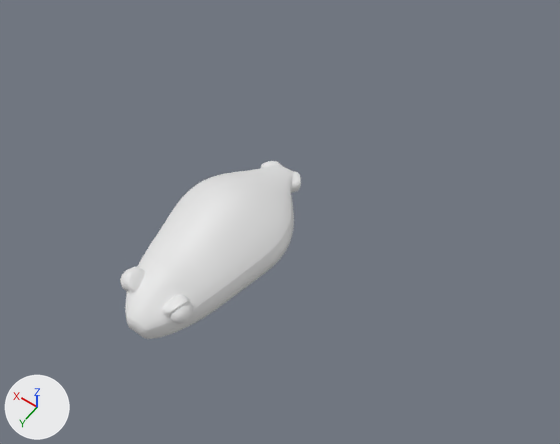
The Blender file frog.blend as it was, and as the next commit left it.
Camera for both pictures: a camera (50 mm lens) standing at (-6.48, 6.9, 12.7) and looking at (-0.6, -1.33, -0.22). The axes (+X, +Y, +Z) are drawn at lower left. The lights are the same throughout.
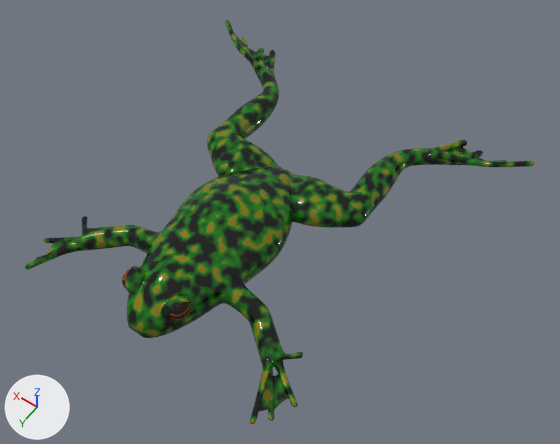
Commit message: WIP: Modelt the frog further.

What differs and where, as boxes [x1, y1, x2, y2] in the pictures (560 x 444 px; the box of a moved part takes in the faces that stretch with it):
'Cube', surface changed, reshaped, rescaled (white to green, 181% wider, 126% taller)
    before: [120, 161, 301, 339]
    after: [25, 20, 535, 424]
part 1 of me_cube, moved or reshaped
    before: [120, 269, 193, 324]
    after: [122, 269, 190, 320]
part 2 of me_cube, built on
    before: [227, 161, 301, 216]
    after: [207, 20, 535, 228]
part 3 of me_cube, built on
    before: [126, 265, 202, 331]
    after: [25, 216, 303, 424]

What changed in the scene script:
```text
Change mat_material:
    remove # nodes: BsdfPrincipled, OutputMaterial
    nodes: BsdfPrincipled, Mapping, OutputMaterial, TexCoord, TexNoise, ValToRGB
    colours: black #000000, green #0c8000, yellow #807400
Add mat_material_001:
    mat_material_001 = bpy.data.materials.new('Material.001')
    # nodes: BsdfPrincipled, Mapping, OutputMaterial, TexCoord, TexNoise, ValToRGB
    # colours: black #000000, orange #c25100
Change me_cube:
    used by ob_cube; location = (0.0, 0.0, 0.0)
    remove me_cube.from_pydata(...)  # 147 vertices, 172 faces; spans x -1.27..0.0, y -2.59..2.49, z -0.39..1.05
    add me_cube.from_pydata(...)  # 422 vertices, 456 faces; spans x -4.77..0.0, y -5.93..2.7, z -0.53..1.05
    me_cube part 1: the loose piece of 42 vertices spanning x -0.83..-0.37, y 1.58..2.07, z 0.14..0.6 is moved by (0.0, 0.0, 0.06), in mat_material_001
    me_cube part 2: 15 vertices moved from x -0.39..0.0, y -2.53..-1.97, z -0.18..0.32 to x -1.08..0.0, y -2.42..-1.39, z -0.34..0.4; 8 vertices removed from x -0.6..-0.27, y -2.59..-1.97, z -0.18..0.22; 168 vertices added at x -4.77..-0.4, y -5.93..-1.27, z -0.53..0.43
    me_cube part 3: 6 vertices moved from x -0.69..-0.3, y 1.57..2.07, z 0.3..0.6 to x -0.69..-0.29, y 1.55..2.1, z 0.13..0.61; 5 vertices removed from x -0.77..-0.54, y 1.57..2.1, z 0.32..0.61; 120 vertices added at x -3.55..0.0, y 0.5..2.7, z -0.51..0.79
    add me_cube.materials.append(mat_material_001)
Change ob_cube:
    ob_cube.scale: (1.0, 1.0, 1.0) -> (0.926, 1.0, 1.0)
```
